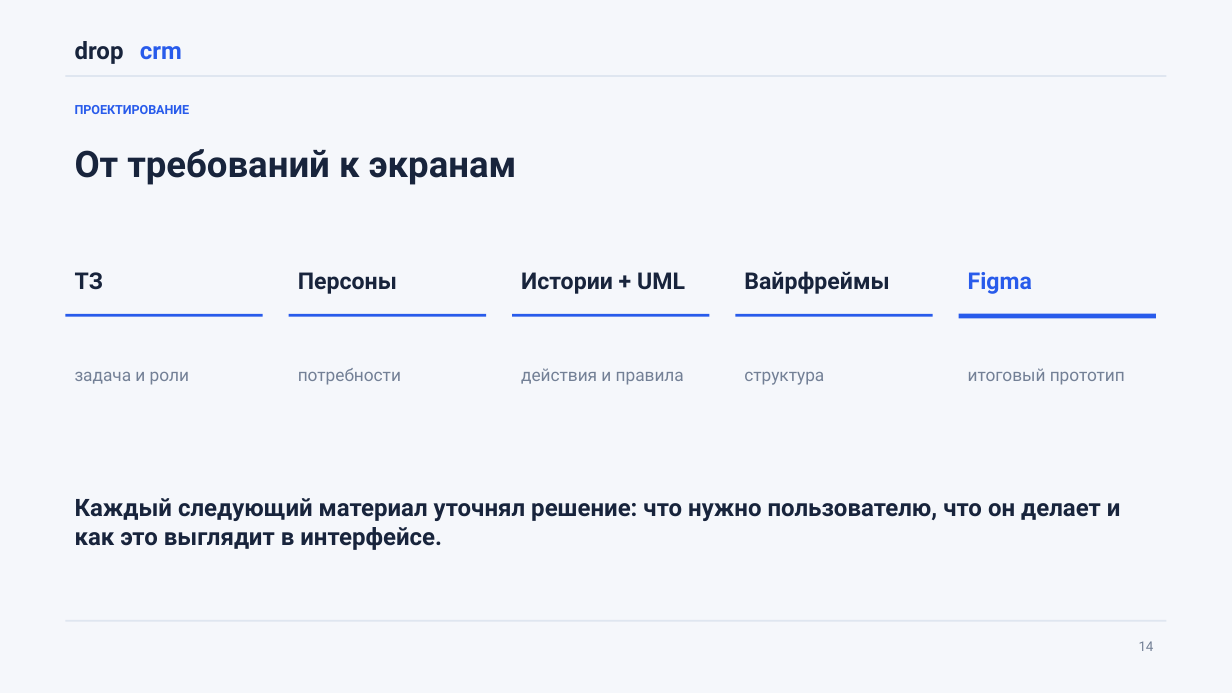
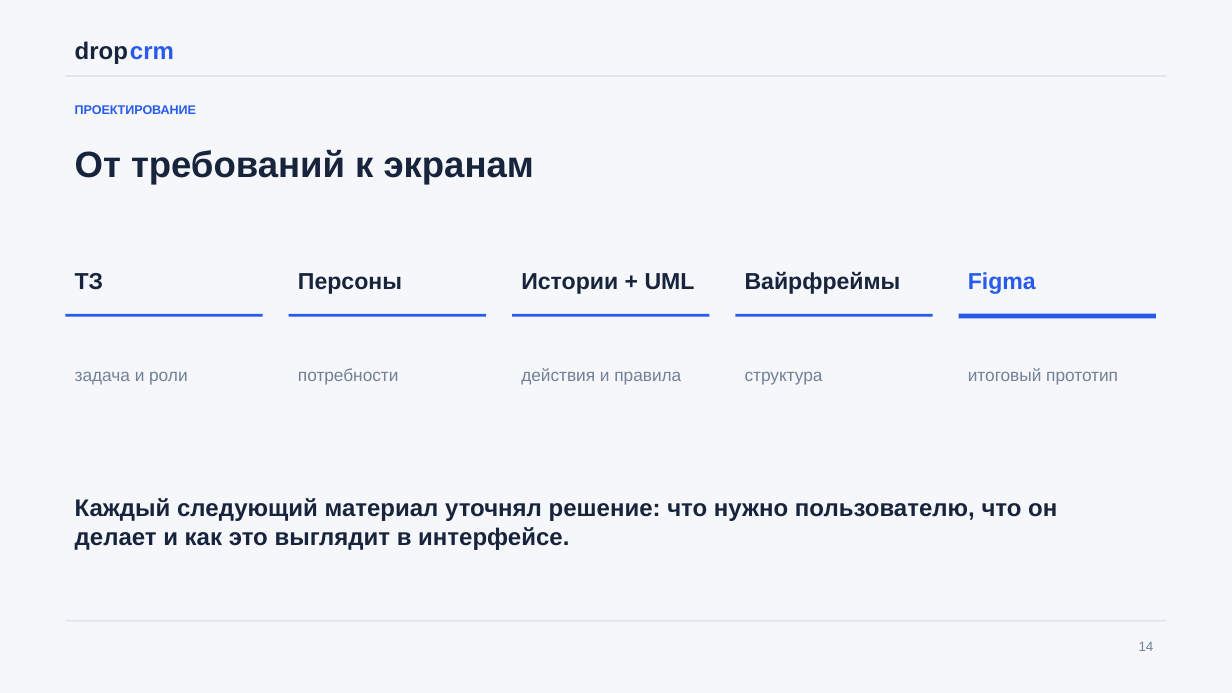
Before and after one commit to wertyqazx/DropCRM, a slide deck: slide 14 of DropCRM_Presentation_2026.pptx. Drawn at 1232x693 pixels with LibreOffice and Linux fonts; fonts in the diff are those of the drawing. Boxes give left, top, right and bottom in pixels: in the first picture for what was removed or moved away, otherwise in the second. Text is boxed around its words. In the diff, an @@ line names an element or a change of style, - is before the commit and + after.

```diff
--- a/DropCRM_Presentation_2026.pptx
+++ b/DropCRM_Presentation_2026.pptx
@@ font Roboto to Arial in 15 elements at bbox=[66, 32, 139, 66], bbox=[75, 105, 196, 114], bbox=[75, 149, 534, 184], bbox=[1139, 642, 1154, 651], bbox=[75, 372, 187, 385], bbox=[298, 273, 402, 294], bbox=[298, 368, 399, 385], bbox=[521, 273, 695, 294], bbox=[521, 368, 681, 385], bbox=[745, 271, 901, 294], bbox=[745, 372, 823, 385], bbox=[968, 272, 1036, 294], bbox=[968, 368, 1118, 385], bbox=[75, 498, 1057, 550], bbox=[121, 32, 189, 66] @@
@@ text "crm": place and size @@
-text "crm" at bbox=[140, 46, 182, 60]
+text "crm" at bbox=[121, 32, 189, 66]
```
Also in this commit, not shown: 16 other slides changed.
